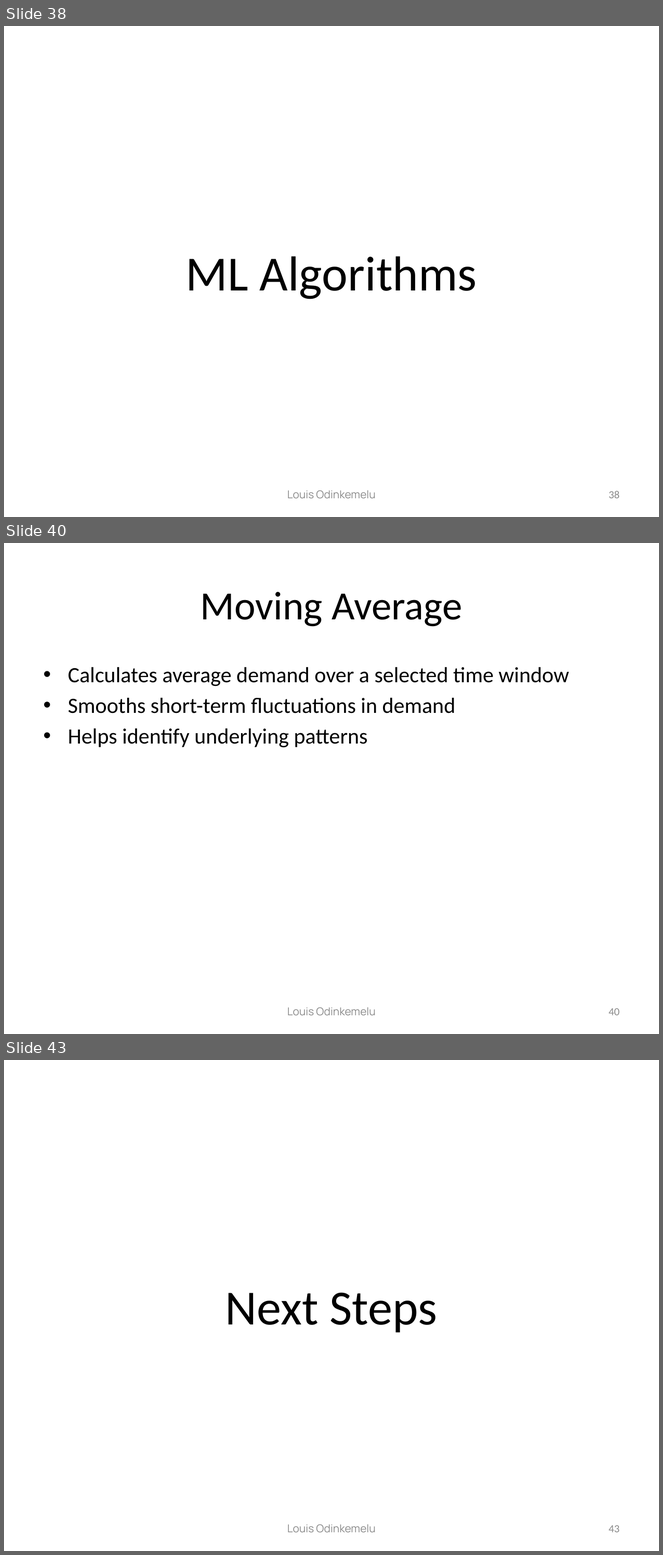
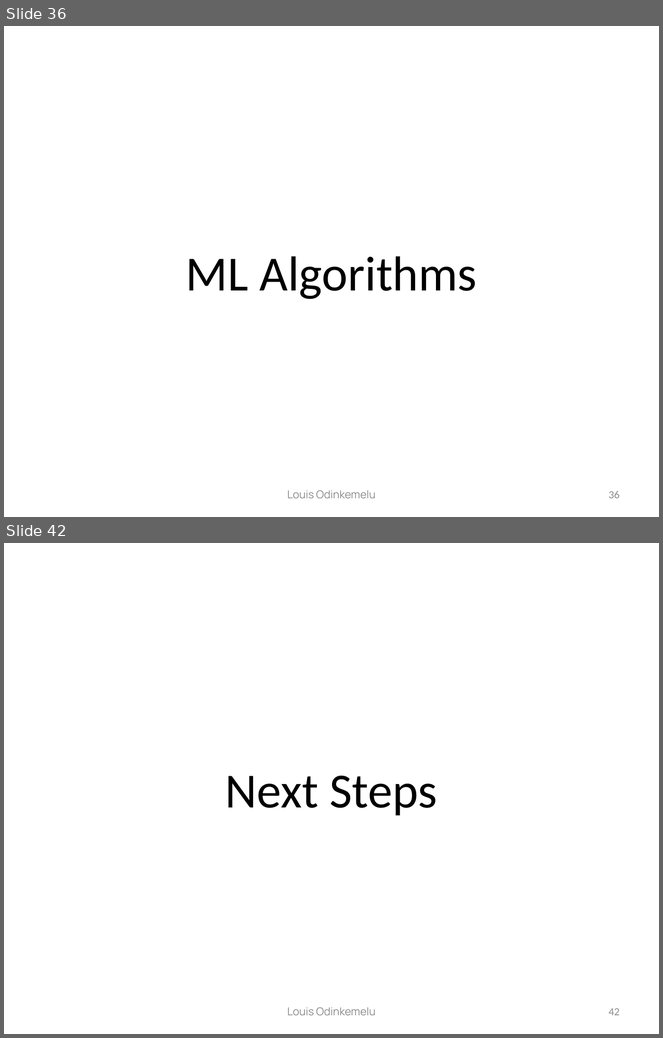
Before and after one commit to MayZinKo/Demand_Management_Industrial_Analytics_Project, a slide deck: Demand_Management_Presentation.pptx. Shown one above the other, each under a label of ours: slides 38, 40 and 43 before the commit, slides 36 and 42 after it; the slides between them are not shown. The pictures are 663x1555 and 663x1038 pixels, drawn with LibreOffice and Linux fonts; fonts in the diff are those of the drawing. Boxes give left, top, right and bottom in pixels: in the first picture for what was removed or moved away, otherwise in the second. Text is boxed around its words. In the diff, an @@ line names an element or a change of style, - is before the commit and + after.

```diff
--- a/Demand_Management_Presentation.pptx
+++ b/Demand_Management_Presentation.pptx
@@ slide 40 removed at (x1=4, y1=543, x2=659, y2=1034), background #FFFFFF @@
@@ title removed at (x1=201, y1=592, x2=463, y2=627) @@
-Moving Average
@@ text removed at (x1=68, y1=667, x2=569, y2=748) @@
-• Calculates average demand over a selected time window
-• Smooths short-term fluctuations in demand
-• Helps identify underlying patterns
@@ text removed at (x1=287, y1=1007, x2=375, y2=1016) @@
-Louis Odinkemelu
@@ page number removed at (x1=609, y1=1008, x2=620, y2=1016) @@
-40
@@ what was slide 38 is now slide 36 @@
@@ page number at (x1=609, y1=491, x2=620, y2=499): text changed @@
-38
+36
@@ what was slide 43 is now slide 42 @@
@@ page number at (x1=609, y1=1008, x2=620, y2=1016): text changed @@
-43
+42
```
Also in this commit, not shown: 10 slides changed, 5 slides added, 5 other slides removed, 1 other file.
